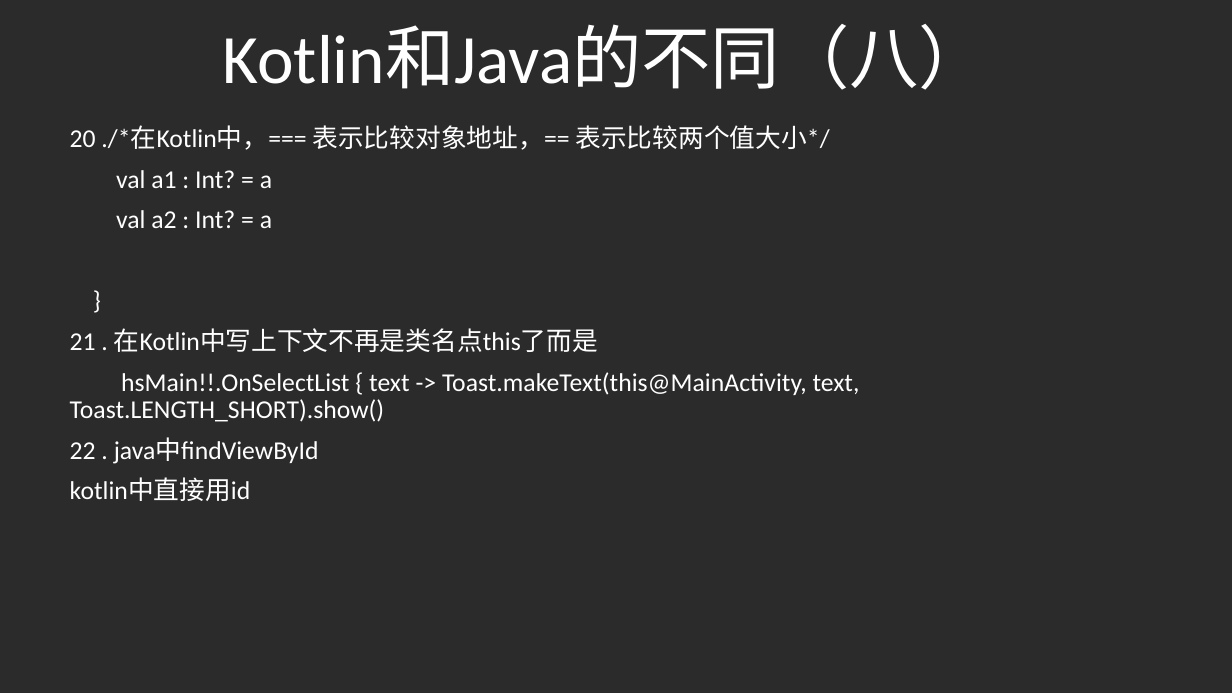
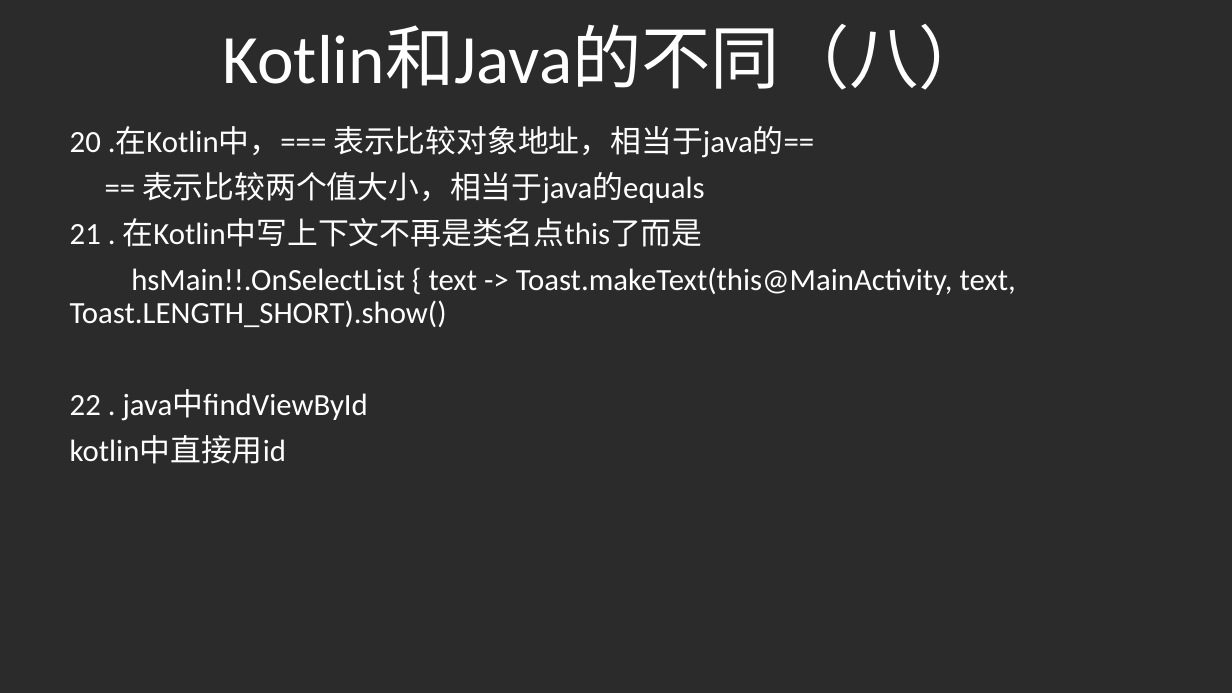
Before and after one commit to gaoleicoding/HelloKotlin, a slide deck: slide 12 of KotlinApp/Kotlin分享.pptx. Drawn at 1232x693 pixels with LibreOffice and Linux fonts; fonts in the diff are those of the drawing; background and template pictures are left out; a plain dark background stands for a picture behind light text. Boxes give left, top, right and bottom in pixels: in the first picture for what was removed or moved away, otherwise in the second. Text is boxed around its words. In the diff, an @@ line names an element or a change of style, - is before the commit and + after.

```diff
--- a/KotlinApp/Kotlin分享.pptx
+++ b/KotlinApp/Kotlin分享.pptx
@@ subtitle at (x1=70, y1=126, x2=814, y2=204): text changed; size 20 to 24 pt @@
-20 ./*在Kotlin中，=== 表示比较对象地址，== 表示比较两个值大小*/
-val a1 : Int? = a
-val a2 : Int? = a
-}
+20 .在Kotlin中，=== 表示比较对象地址，相当于java的==
+== 表示比较两个值大小，相当于java的equals
@@ subtitle at (x1=70, y1=218, x2=1016, y2=464): size 20 to 24 pt in "21 . 在Kotlin中写上下文不再是类名点this了而是", "hsMain!!.OnSelectList { text -> Toast.makeText(this@MainActi ...", "22 . java中findViewById", "kotlin中直接用id" @@
```
Also in this commit, not shown: 3 other slides changed, 4 other files.
